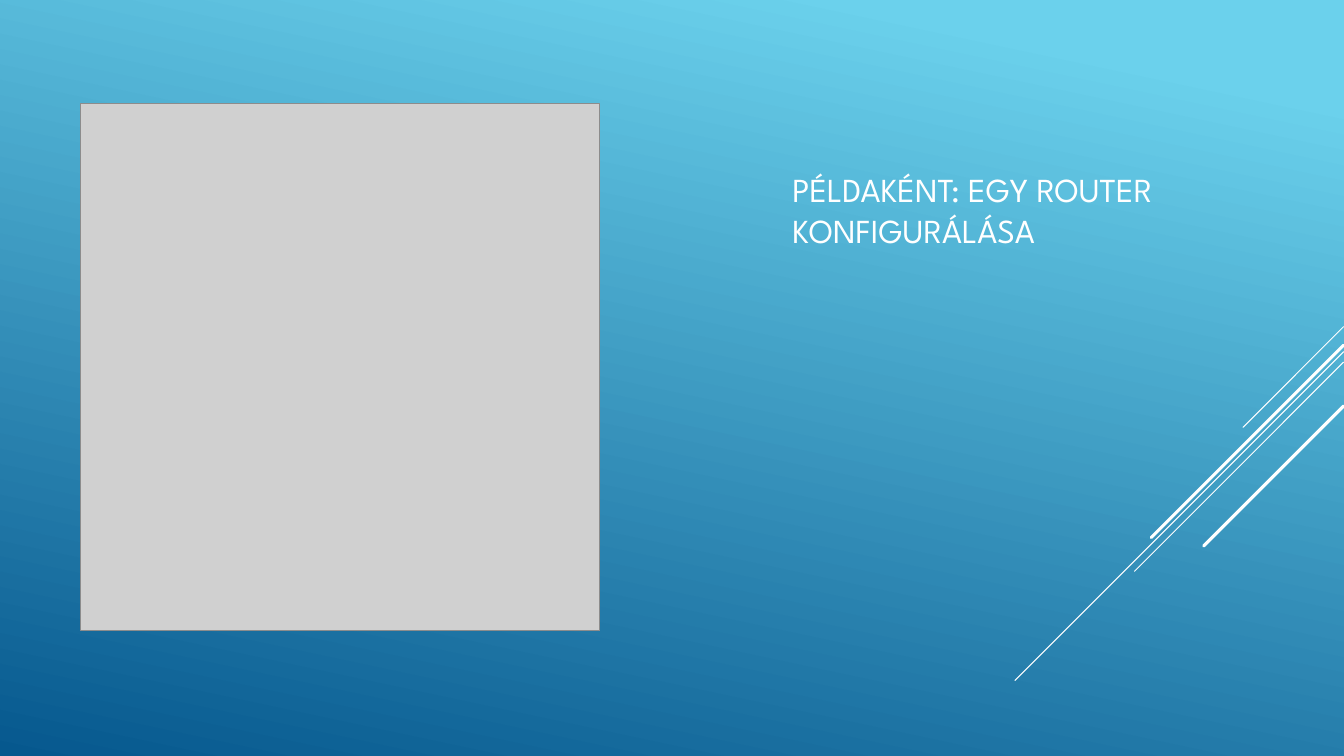
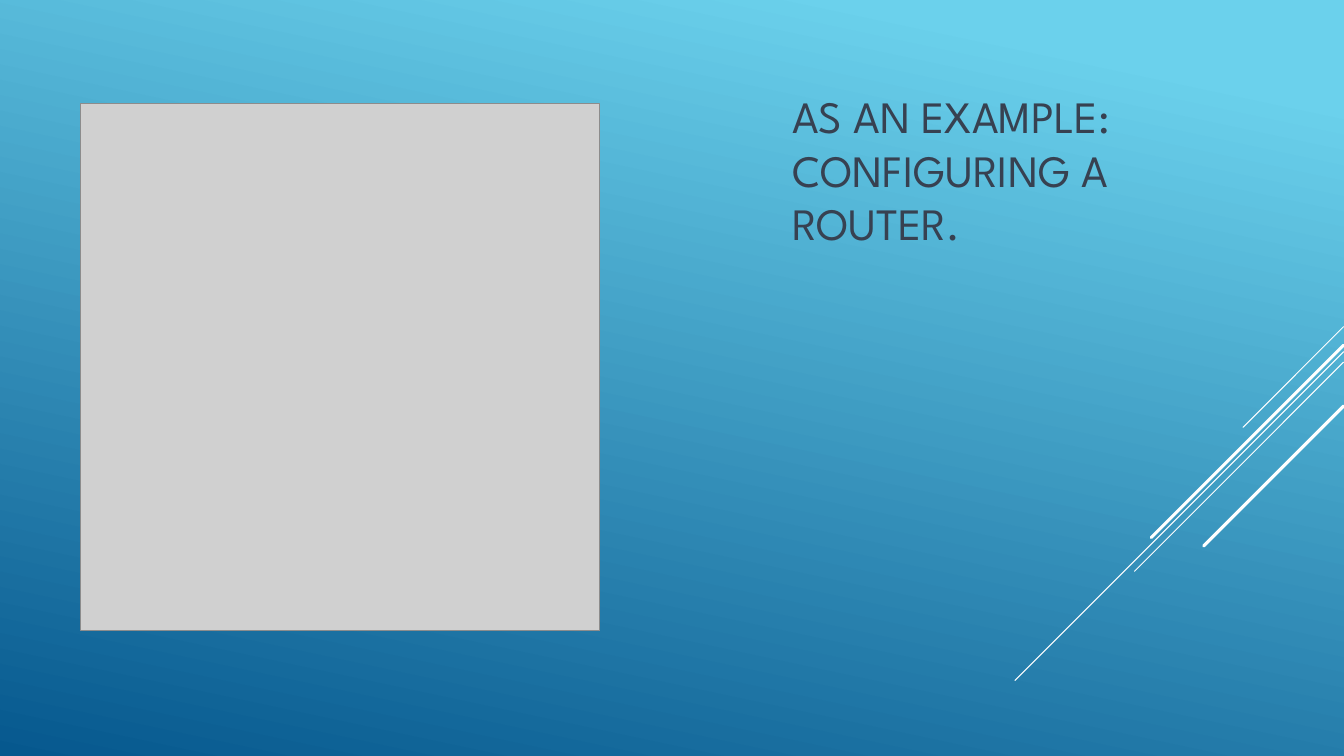
Before and after one commit to halasznoel/IKTp, a slide deck: slide 6 of Projekt/IKT Projekt - 2023.pptx. Drawn at 1344x756 pixels with LibreOffice and Linux fonts; fonts in the diff are those of the drawing; grey boxes stand for pictures. Boxes give left, top, right and bottom in pixels: in the first picture for what was removed or moved away, otherwise in the second. Text is boxed around its words. In the diff, an @@ line names an element or a change of style, - is before the commit and + after.

```diff
--- a/Projekt/IKT Projekt - 2023.pptx
+++ b/Projekt/IKT Projekt - 2023.pptx
@@ title at [792,103,1110,241]: text changed; size 24 to 32 pt; text colour #FFFFFF to #374151 @@
-PÉLDAKÉNT: EGY ROUTER KONFIGURÁLÁSA
+AS AN EXAMPLE: CONFIGURING A ROUTER.
```
Also in this commit, not shown: 5 other slides changed, 10 other files.
